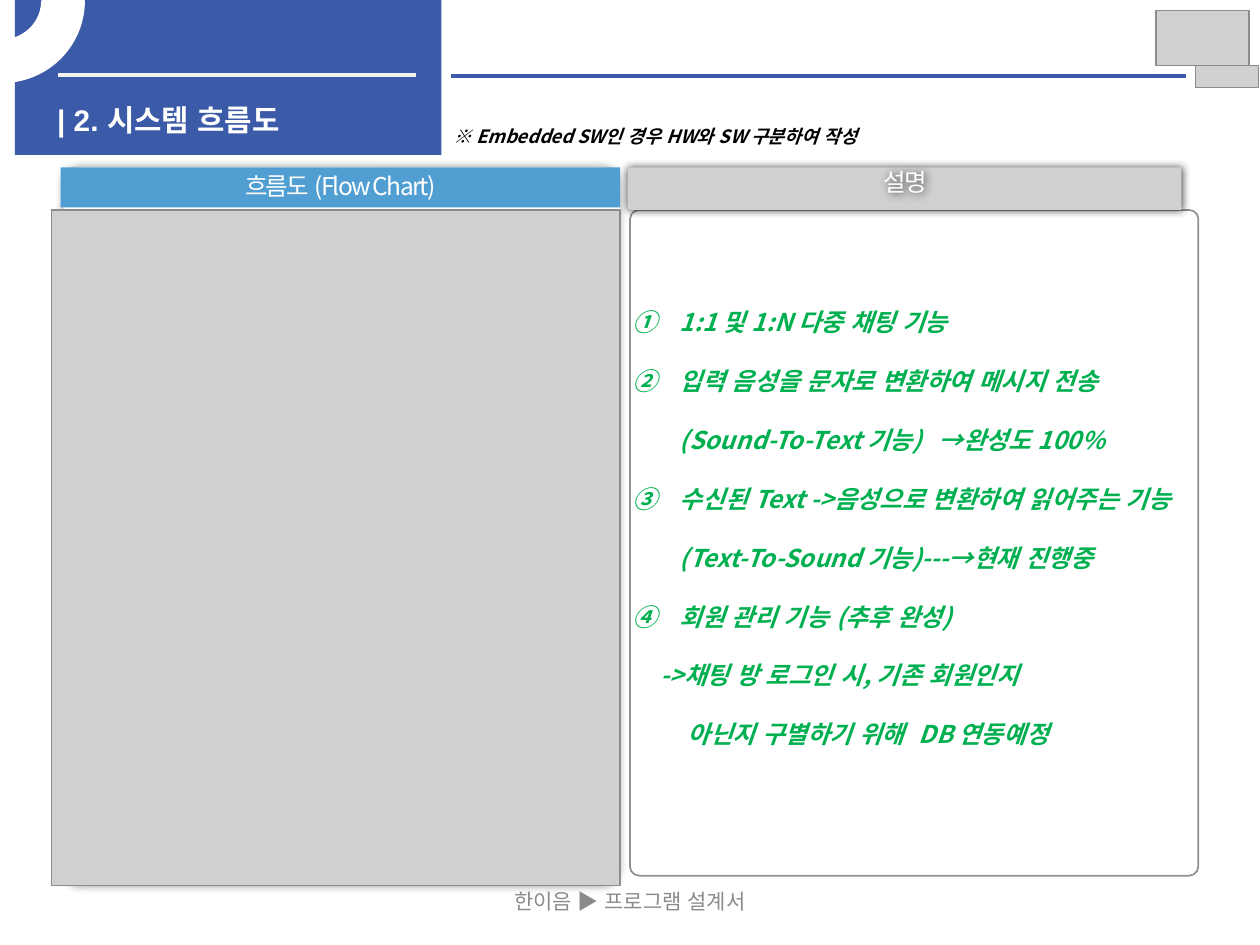
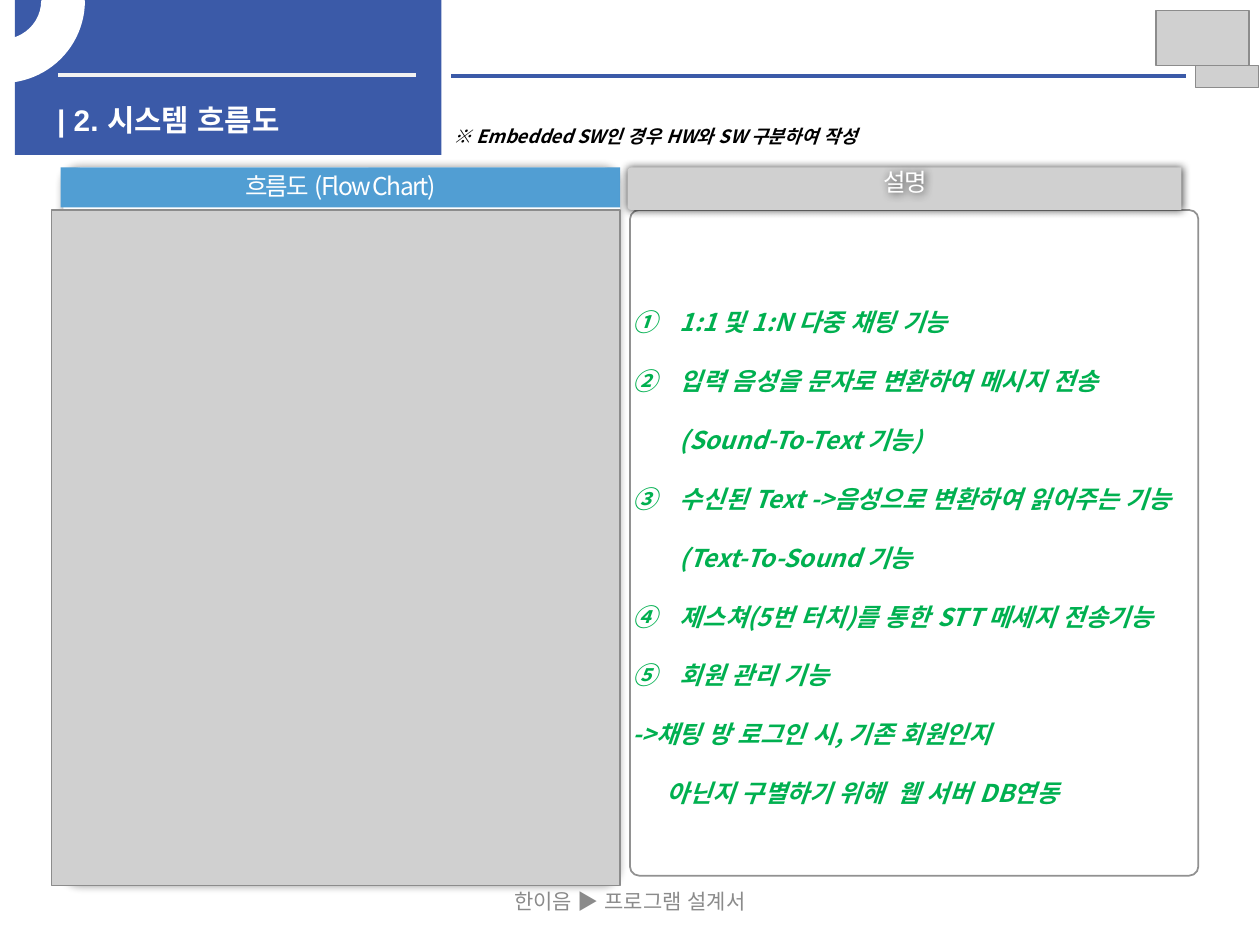
Before and after one commit to jee00609/Chatting, a slide deck: slide 4 of SW개발_HW 제작 설계서.pptx. Drawn at 1260x945 pixels with LibreOffice and Linux fonts; fonts in the diff are those of the drawing; grey boxes stand for pictures. Boxes give left, top, right and bottom in pixels: in the first picture for what was removed or moved away, otherwise in the second. Text is boxed around its words. In the diff, an @@ line names an element or a change of style, - is before the commit and + after.

```diff
--- a/SW개발_HW 제작 설계서.pptx
+++ b/SW개발_HW 제작 설계서.pptx
@@ text in rounded rectangle at [680,369,1171,687]: text changed @@
-2. 입력 음성을 문자로 변환하여 메시지 전송 (Sound-To-Text 기능) →완성도 100%
-3. 수신된 Text ->음성으로 변환하여 읽어주는 기능(Text-To-Sound 기능)---→현재 진행중
-4. 회원 관리 기능 (추후 완성)
+2. 입력 음성을 문자로 변환하여 메시지 전송 (Sound-To-Text 기능)
+3. 수신된 Text ->음성으로 변환하여 읽어주는 기능(Text-To-Sound 기능
+4. 제스쳐(5번 터치)를 통한 STT 메세지 전송기능
+5. 회원 관리 기능
@@ text in rounded rectangle at [667,781,1059,805]: text changed @@
-아닌지 구별하기 위해 DB 연동예정
+아닌지 구별하기 위해 웹 서버 DB연동
```
Also in this commit, not shown: 16 other slides changed, 11 slides added.
